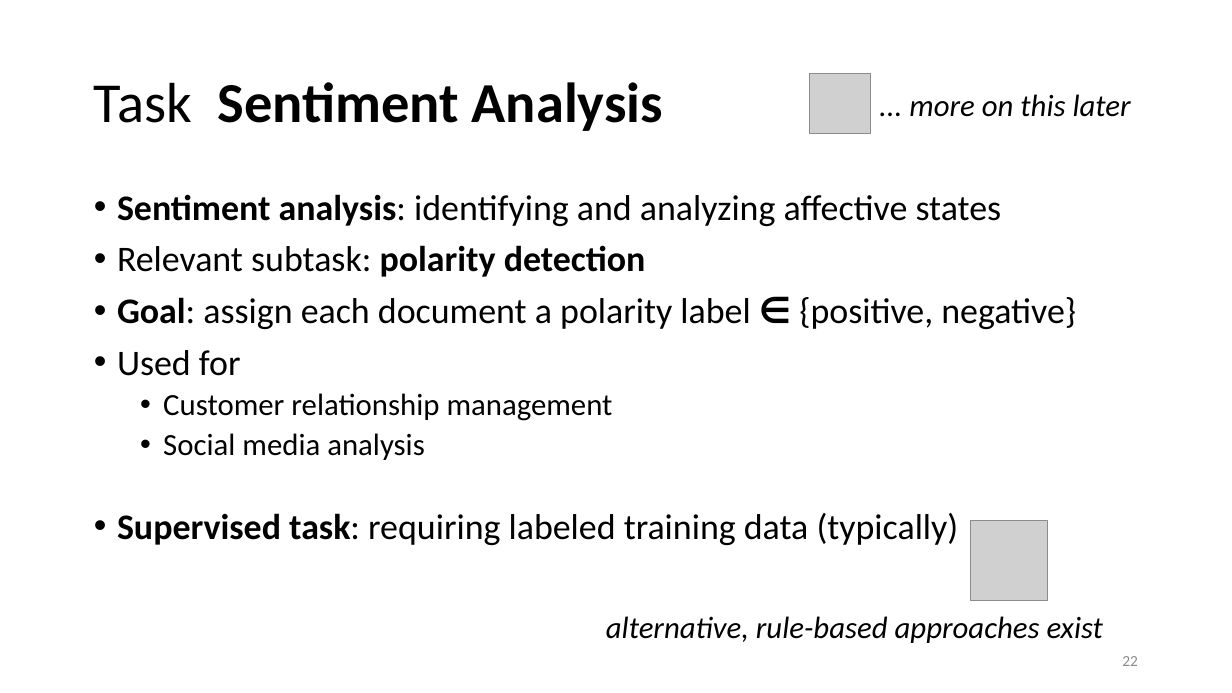
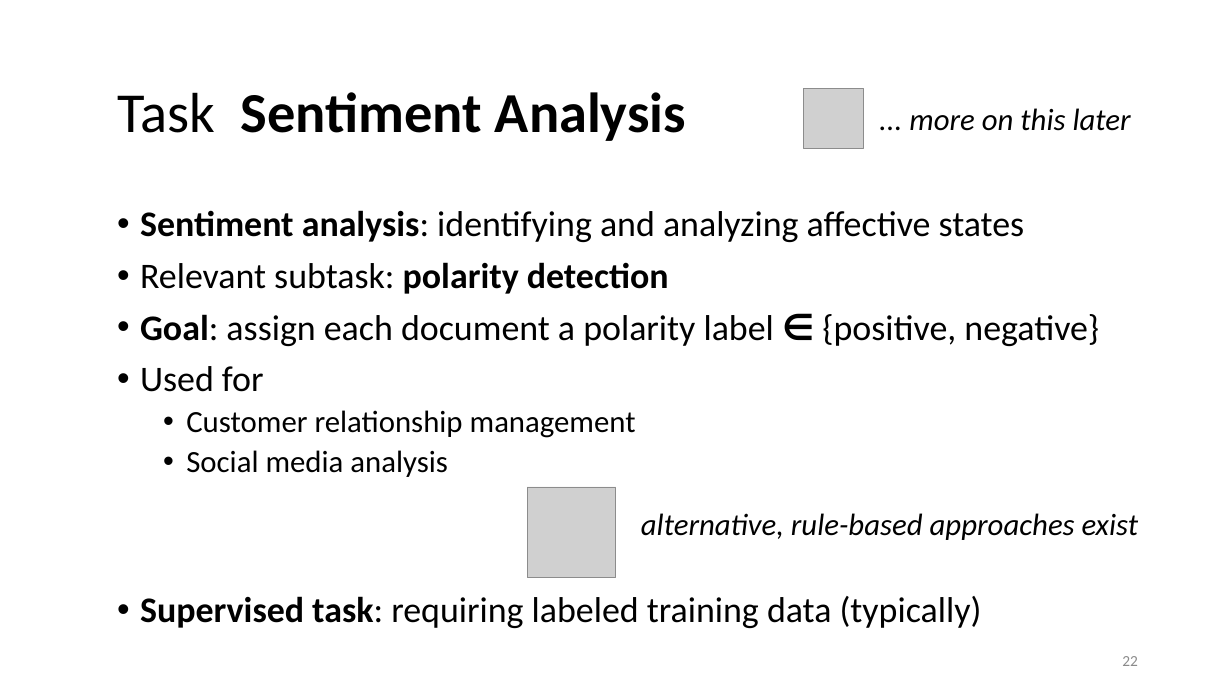
Before and after one commit to lisa-wm/consulting, a slide deck: slide 22 of 5_seminar/Contents_Part_01/Präsentation_Teil1.pptx. Drawn at 1232x693 pixels with LibreOffice and Linux fonts; fonts in the diff are those of the drawing; grey boxes stand for pictures. Boxes give left, top, right and bottom in pixels: in the first picture for what was removed or moved away, otherwise in the second. Text is boxed around its words. In the diff, an @@ line names an element or a change of style, - is before the commit and + after.

```diff
--- a/5_seminar/Contents_Part_01/Präsentation_Teil1.pptx
+++ b/5_seminar/Contents_Part_01/Präsentation_Teil1.pptx
@@ title "Task Sentiment Analysis" moved from (x1=94, y1=82, x2=663, y2=131) to (x1=117, y1=92, x2=686, y2=141) @@
@@ picture moved from (x1=810, y1=74, x2=870, y2=134) to (x1=803, y1=89, x2=863, y2=149) @@
@@ speech box "... more on this later" moved from (x1=871, y1=81, x2=1148, y2=127) to (x1=871, y1=96, x2=1148, y2=141) @@
@@ text "Sentiment analysis: identifying and analyzing ..." rewrapped from (x1=117, y1=194, x2=1076, y2=545) to (x1=140, y1=210, x2=1099, y2=628) @@
@@ picture at (x1=527, y1=487, x2=616, y2=578): rotation 90 to 0 degrees @@
@@ speech box "alternative, rule-based approaches exist" moved from (x1=597, y1=604, x2=1148, y2=649) to (x1=597, y1=501, x2=1148, y2=546) @@
@@ speech box "alternative, rule-based approaches exist" at (x1=597, y1=501, x2=1148, y2=546): alignment left to right @@
```
Also in this commit, not shown: 34 other slides changed, 9 other files.
